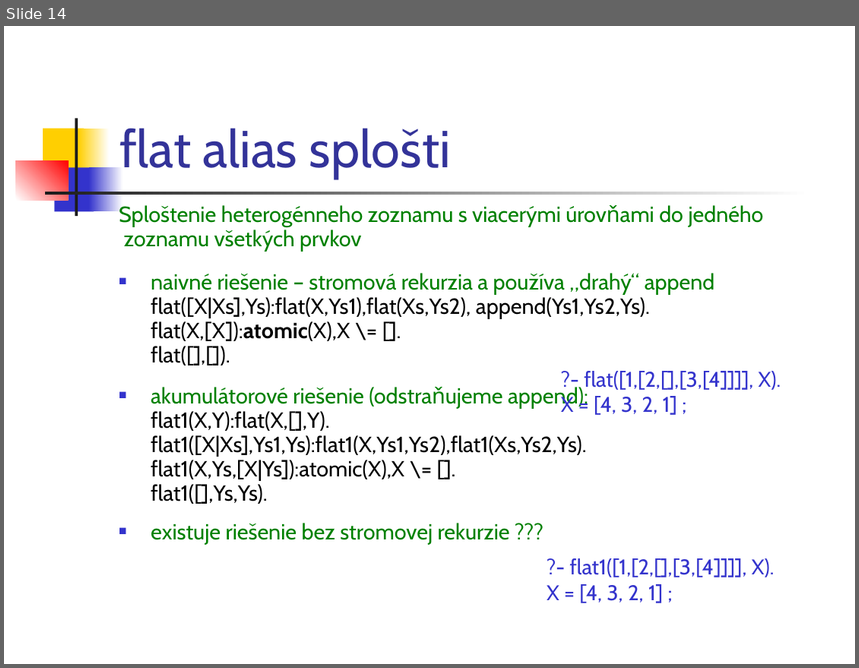
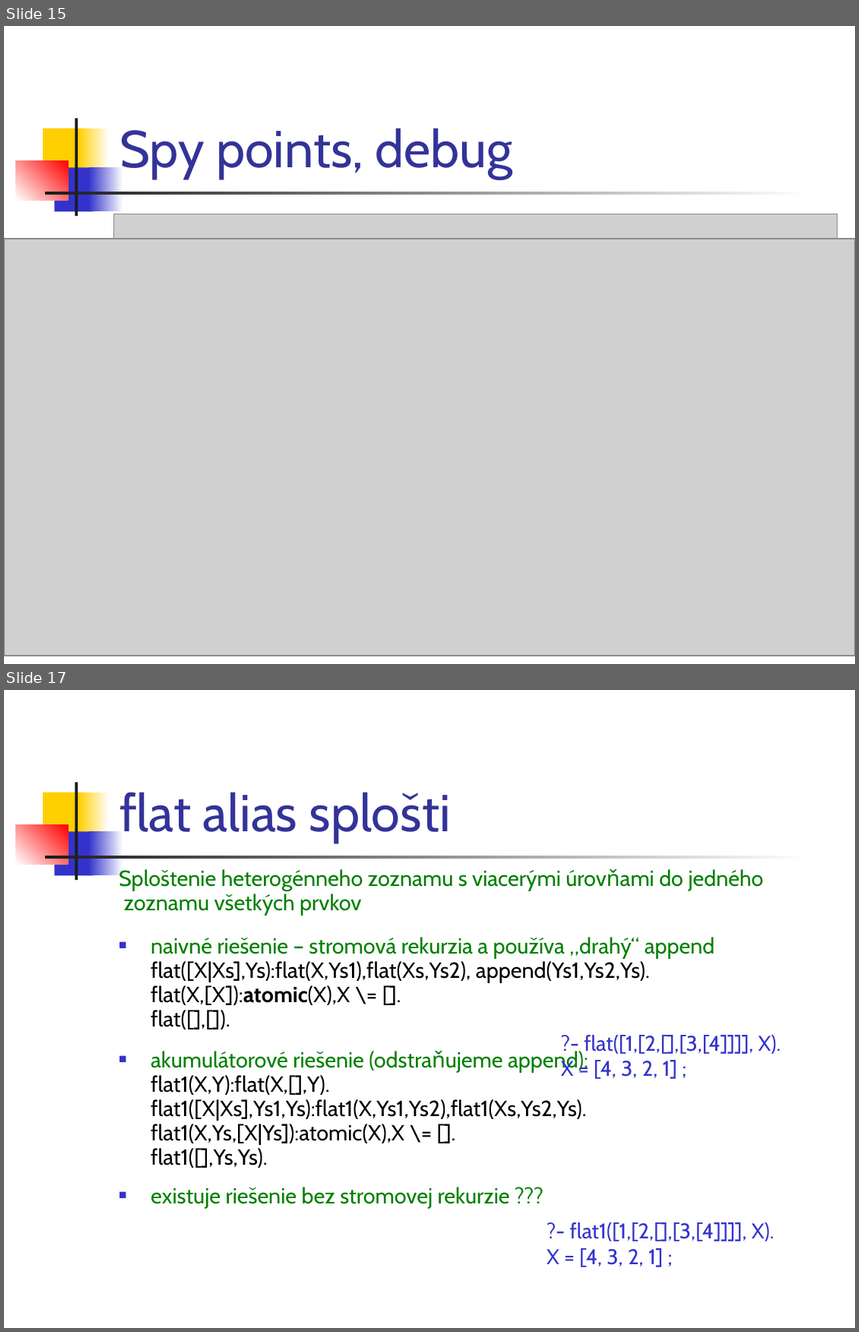
Before and after one commit to paradigmy/Prednasky, a slide deck: 11/logicke2.ppt. Shown one above the other, each under a label of ours: slide 14 before the commit, slides 15 and 17 after it; the slides between them are not shown. The pictures are 859x668 and 859x1332 pixels, drawn with LibreOffice and Linux fonts; fonts in the diff are those of the drawing; grey boxes stand for pictures. Boxes give left, top, right and bottom in pixels: in the first picture for what was removed or moved away, otherwise in the second. Text is boxed around its words. In the diff, an @@ line names an element or a change of style, - is before the commit and + after.

```diff
--- a/11/logicke2.ppt
+++ b/11/logicke2.ppt
@@ slide 15 added at [4,26,855,664], background #FFFFFF; not listed: 7 template elements that a slide beside it also shows @@
@@ title added at [120,128,513,179], 44 pt, text #333399 @@
+Spy points, debug
@@ picture added at [113,214,837,598] @@
@@ picture added at [4,239,855,656] @@
@@ what was slide 14 is now slide 17 @@
```
Also in this commit, not shown: 6 slides changed, 2 other slides added, 2 other files.
